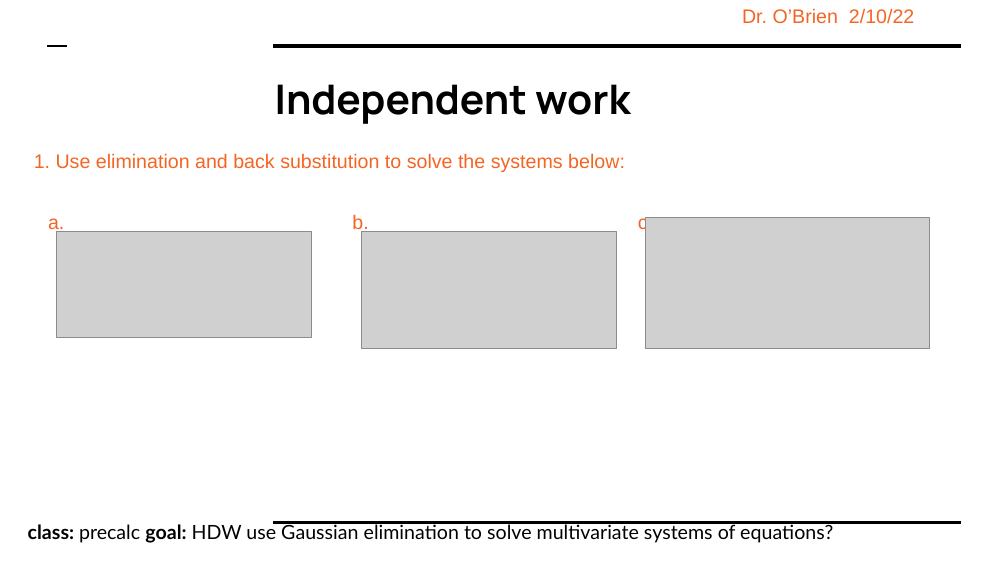
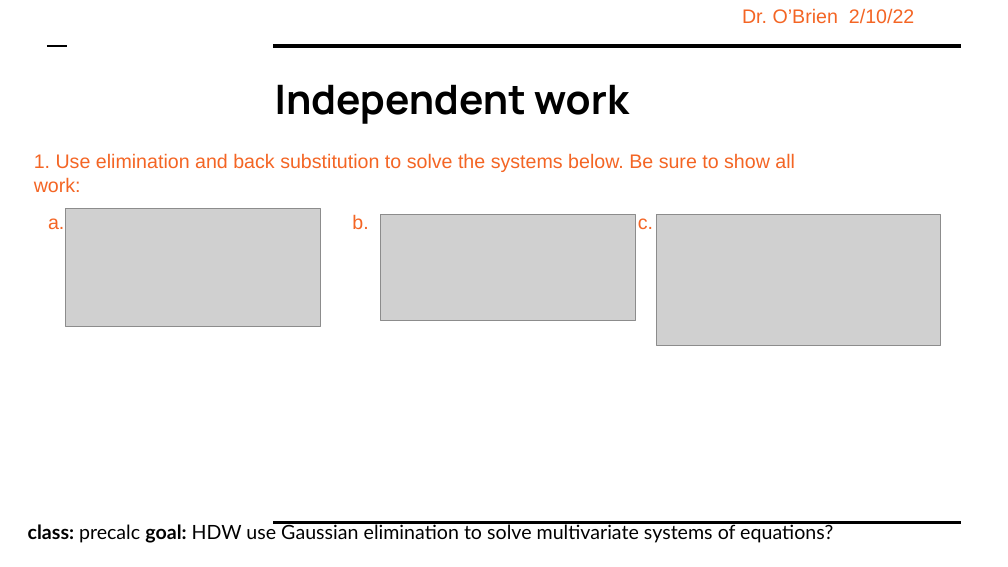
Before and after one commit to cobrien87/work, a slide deck: slide 10 of print/Precal2_02_04.pptx. Drawn at 1008x567 pixels with LibreOffice and Linux fonts; fonts in the diff are those of the drawing; grey boxes stand for pictures; background and template pictures are left out. Boxes give left, top, right and bottom in pixels: in the first picture for what was removed or moved away, otherwise in the second. Text is boxed around its words. In the diff, an @@ line names an element or a change of style, - is before the commit and + after.

```diff
--- a/print/Precal2_02_04.pptx
+++ b/print/Precal2_02_04.pptx
@@ title "Independent work" at bbox=[275, 84, 629, 124]: size 29.1 to 29 pt @@
@@ text at bbox=[34, 153, 795, 192]: text changed @@
-1. Use elimination and back substitution to solve the systems below:
+1. Use elimination and back substitution to solve the systems below. Be sure to show all work:
@@ picture: place and size @@
-picture at bbox=[362, 232, 617, 350]
+picture at bbox=[66, 209, 321, 327]
@@ picture: place and size @@
-picture at bbox=[56, 232, 311, 339]
+picture at bbox=[380, 215, 635, 322]
@@ picture: place and size @@
-picture at bbox=[645, 218, 929, 349]
+picture at bbox=[656, 215, 940, 346]
```
Also in this commit, not shown: 8 other slides changed.
